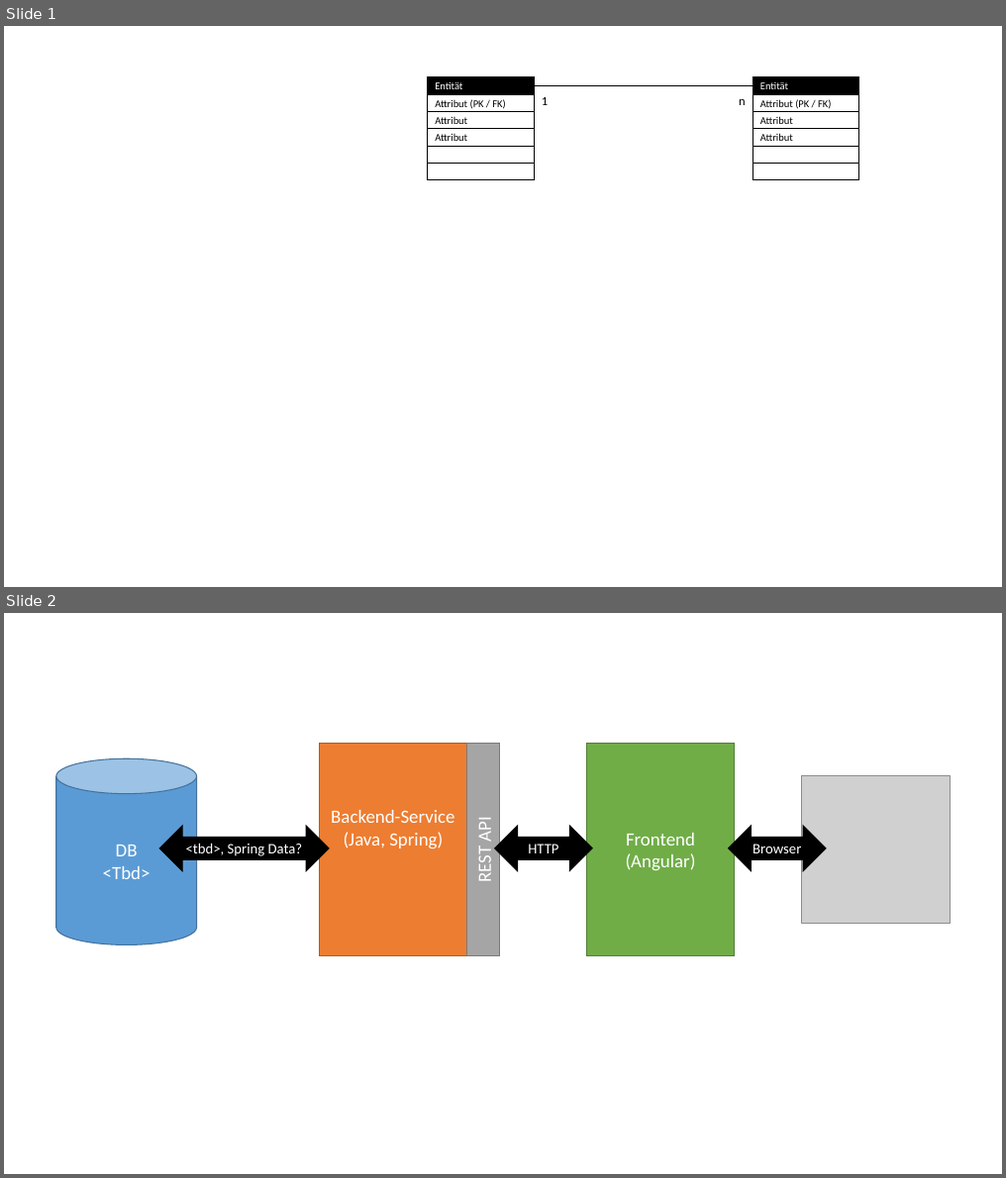
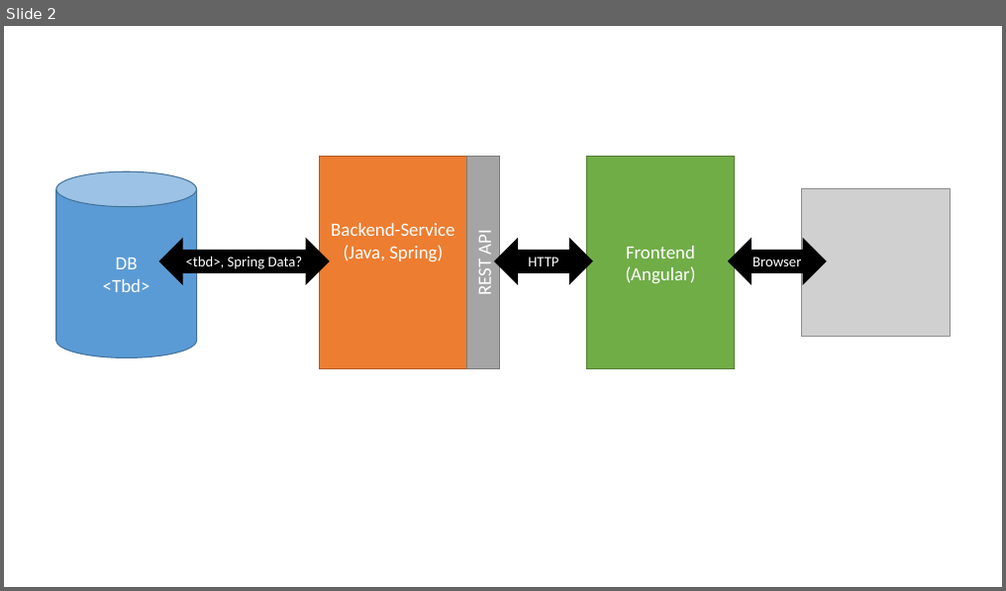
Before and after one commit to Florian81/application-se-exercise, a slide deck: doc/Visuals.pptx. Shown one above the other, each under a label of ours: slides 1 and 2 before the commit, slide 2 after it. The pictures are 1006x1178 and 1006x591 pixels, drawn with LibreOffice and Linux fonts; fonts in the diff are those of the drawing; grey boxes stand for pictures. Boxes give left, top, right and bottom in pixels: in the first picture for what was removed or moved away, otherwise in the second. Text is boxed around its words. In the diff, an @@ line names an element or a change of style, - is before the commit and + after.

```diff
--- a/doc/Visuals.pptx
+++ b/doc/Visuals.pptx
@@ slide 1 removed at <box>4,26,1002,587</box>, background #FFFFFF @@
@@ line removed from (534, 85) to (753, 85) @@
@@ text removed at <box>542,97,548,105</box> @@
-1
@@ text removed at <box>739,99,746,105</box> @@
-n
@@ group removed at <box>428,77,534,180</box>: 6 rectangles @@
-Entität
-Attribut (PK / FK)
-Attribut
-Attribut
@@ group removed at <box>753,77,859,180</box>: 6 rectangles @@
-Entität
-Attribut (PK / FK)
-Attribut
-Attribut
```
Also in this commit, not shown: 1 slide added, 1 other file.
